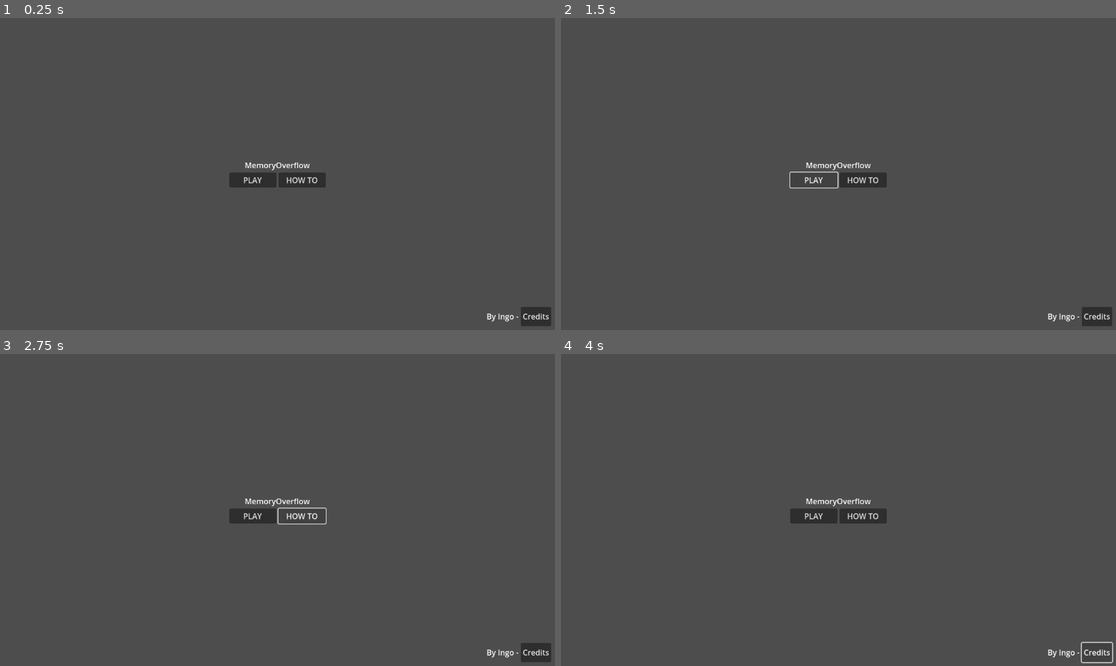
Above: before the commit, frames 1-4 (two rows, left to right).
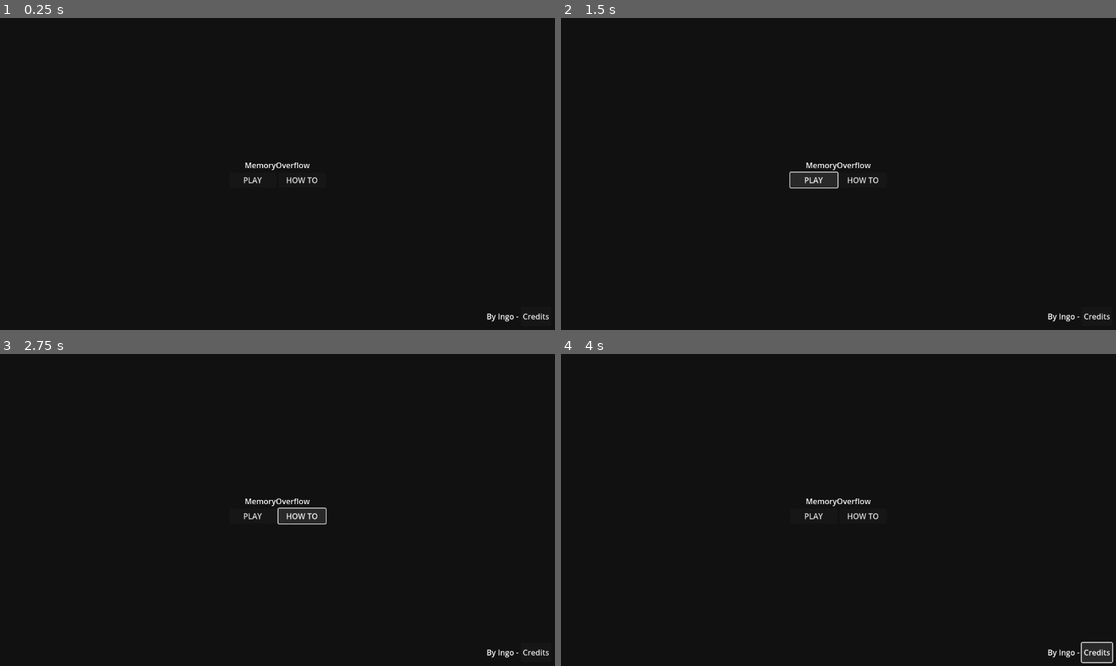
Above: after the commit, the same moments.

Repository: Inglan/MemoryOverflow
Game: Godot game, scene res://scenes/ui.tscn
The game is run twice, just before and just after one commit, with the same random seed, the same clock (stepped at 60 frames per second) and the same inputs. Before the commit the project has no main scene; this scene is started directly in both runs.
Inputs:
- Up to frame 1 (0.25 s): no input
- Up to frame 2 (1.5 s): click "PLAY" at 0.5 s; click "PLAY" at 1.25 s
- Up to frame 3 (2.75 s): click "HOW TO" at 2 s
- Up to frame 4 (4 s): click "Credits" at 2.75 s; hold Right (right) from 3.53 s (still down); tap W (up) at 3.77 s

The runs differ from the first frame. In frame 1, 99% of the frame differs, in the area x 0-100%, y 0-100%; in frame 2, 99%; in frame 3, 99%; in frame 4, 99%.

Commit message:
Change default scene

Diff:
--- a/project.godot
+++ b/project.godot
@@ -11,7 +11,7 @@
 [application]
 
 config/name="MemoryOverflow"
-run/main_scene="res://scenes/title.tscn"
+run/main_scene="res://scenes/ui.tscn"
 config/features=PackedStringArray("4.0", "GL Compatibility")
 config/icon="res://icon.svg"
 
@@ -54,3 +54,4 @@
 
 renderer/rendering_method="gl_compatibility"
 renderer/rendering_method.mobile="gl_compatibility"
+environment/defaults/default_clear_color=Color(0.0666667, 0.0666667, 0.0666667, 1)
